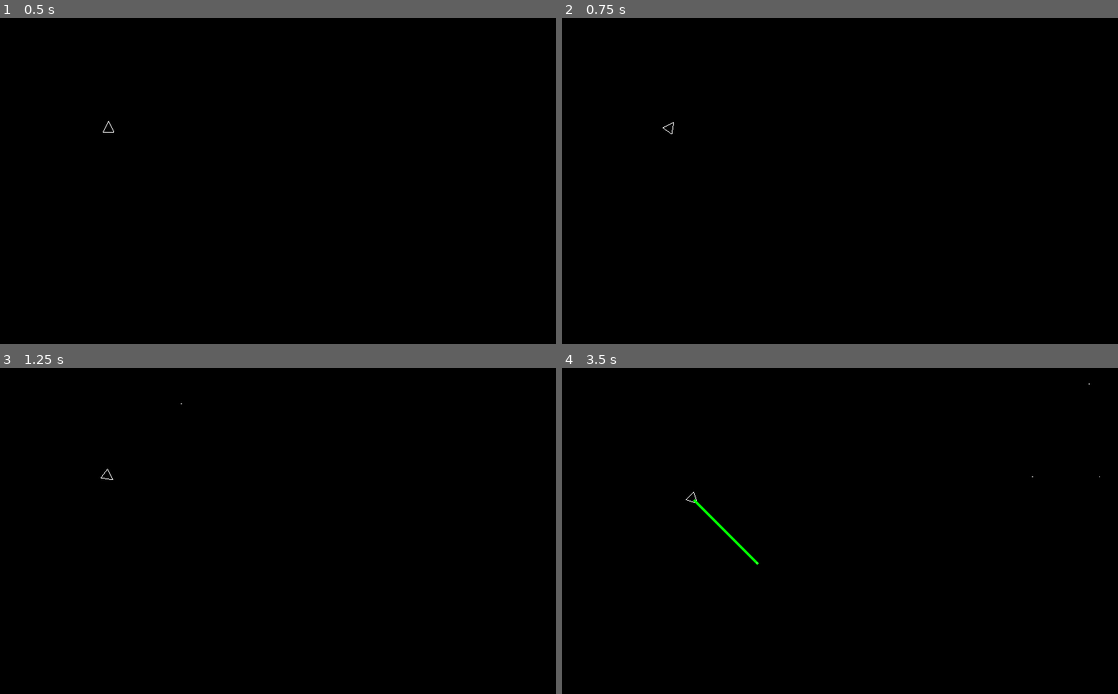
Above: before the commit, frames 1-4 (two rows, left to right).
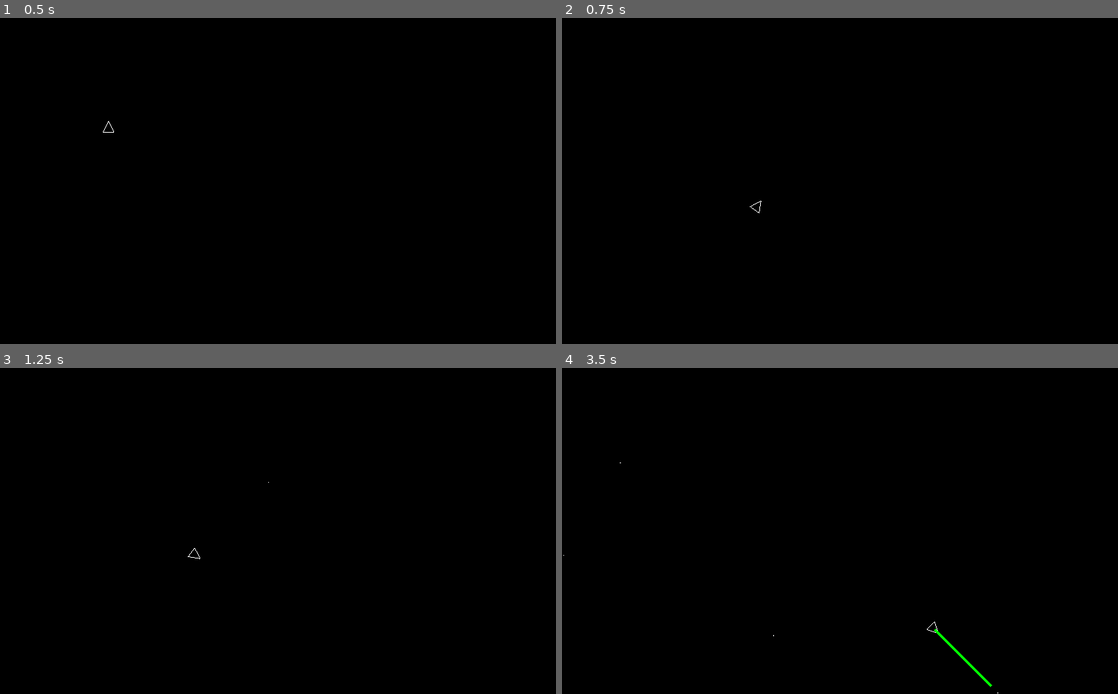
Above: after the commit, the same moments.

Repository: anderspitman/Asteroids1979
Game: Godot game, scene res://Main.tscn
Two runs of this game, one before a commit and one after it. Both use one fixed random seed, a clock stepped at 60 frames per second and the inputs below.
Inputs:
- Up to frame 1 (0.5 s): no input
- Up to frame 2 (0.75 s): tap Enter at 0.5 s; hold Right (ui_right) from 0.53 s (still down); tap Shift (shift, bound only after the commit) at 0.6 s
- Up to frame 3 (1.25 s): keep holding Right (ui_right); tap Space (ui_select) at 0.77 s
- Up to frame 4 (3.5 s): tap Space (ui_select) at 1.25, 1.52, 3.02 s; release Right (ui_right) at 1.28 s; hold Left (ui_left) 1.28-2.03 s; tap Shift (shift, bound only after the commit) at 1.35, 2.1, 2.85 s; hold Right (ui_right) 2.03-2.78 s; tap Enter at 2.75 s; hold Up (ui_up) from 2.78 s (still down)

Frame 1 is identical in both runs. In frame 2, less than 0.1% of the frame differs, in the area x 18-36%, y 31-60%; in frame 3, less than 0.1%; in frame 4, 0.3%, in the area x 0-97%, y 4-100%.

Commit message:
Implement hyperspace

Diff:
--- a/Ship.gd
+++ b/Ship.gd
@@ -11,6 +11,8 @@
 
 var velocity = Vector2.ZERO
 var thruster_on = false
+
+var rng = RandomNumberGenerator.new()
 
 onready var viewport_size = get_viewport_rect().size
 onready var main = $"/root/Main"
@@ -67,6 +69,11 @@
 		bullet.velocity = velocity + Vector2.UP.rotated(rotation) * 400
 		main.add_child(bullet)
 
+	if Input.is_action_just_pressed("shift"):
+		position.x = rng.randf_range(0, viewport_size.x)
+		position.y = rng.randf_range(0, viewport_size.y)
+		velocity = Vector2.ZERO
+
 func wrap_viewport():
 	position.x = wrapf(position.x, 0, viewport_size.x)
 	position.y = wrapf(position.y, 0, viewport_size.y)
--- a/project.godot
+++ b/project.godot
@@ -22,6 +22,14 @@
 
 common/drop_mouse_on_gui_input_disabled=true
 
+[input]
+
+shift={
+"deadzone": 0.5,
+"events": [ Object(InputEventKey,"resource_local_to_scene":false,"resource_name":"","device":0,"alt":false,"shift":false,"control":false,"meta":false,"command":false,"pressed":false,"scancode":0,"physical_scancode":16777237,"unicode":0,"echo":false,"script":null)
+ ]
+}
+
 [physics]
 
 common/enable_pause_aware_picking=true
